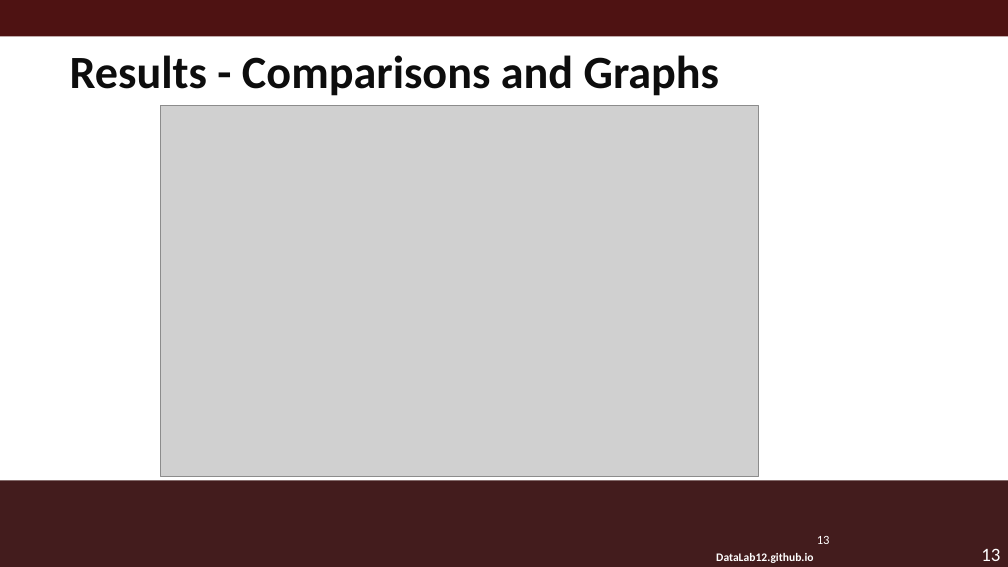
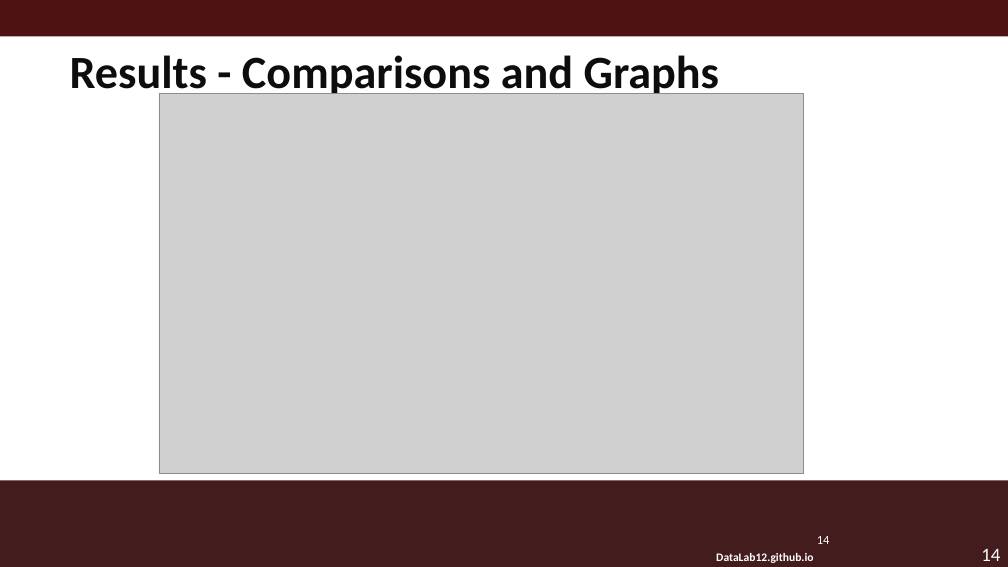
Before and after one commit to zoe-becker/ML-Traffic-Analysis, a slide deck: slide 14 of DataLabMacro.pptm (slide 13 before the commit). Drawn at 1008x567 pixels with LibreOffice and Linux fonts; fonts in the diff are those of the drawing; grey boxes stand for pictures; background and template pictures are left out. Boxes give left, top, right and bottom in pixels: in the first picture for what was removed or moved away, otherwise in the second. Text is boxed around its words. In the diff, an @@ line names an element or a change of style, - is before the commit and + after.

```diff
--- a/DataLabMacro.pptm
+++ b/DataLabMacro.pptm
@@ picture: place and size @@
-picture at (160,106,759,476)
+picture at (159,93,803,473)
@@ page number at (817,536,830,544): text changed @@
-13
+14
@@ page number at (981,549,1000,561): text changed @@
-13
+14
```
Also in this commit, not shown: 1 other slide changed, 1 slide added.
